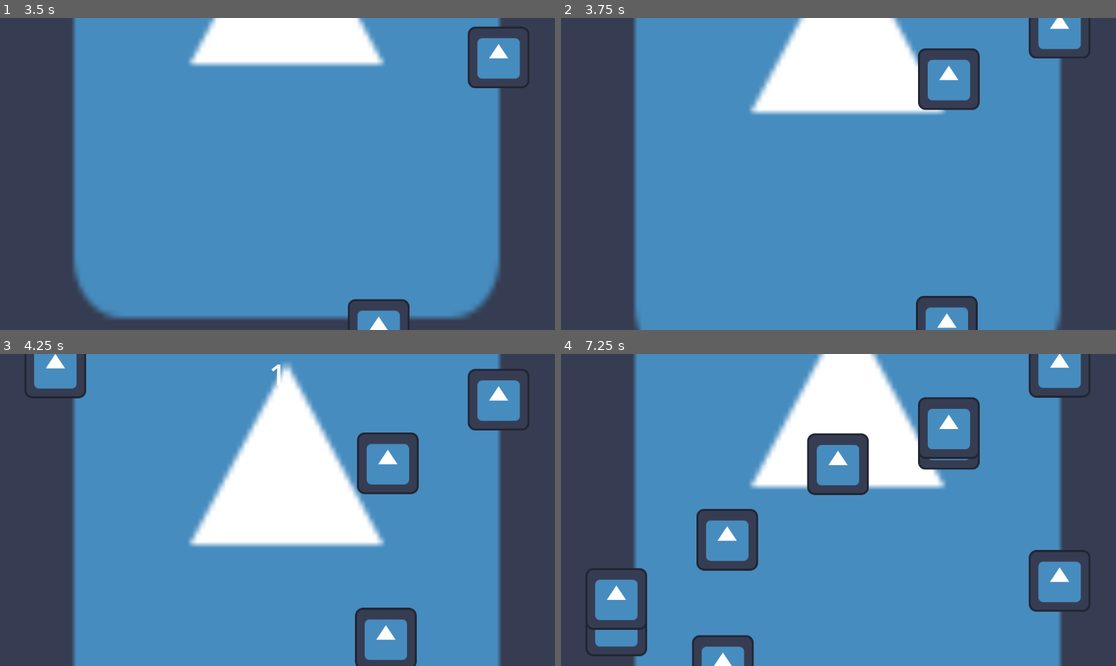
Above: before the commit, frames 1-4 (two rows, left to right).
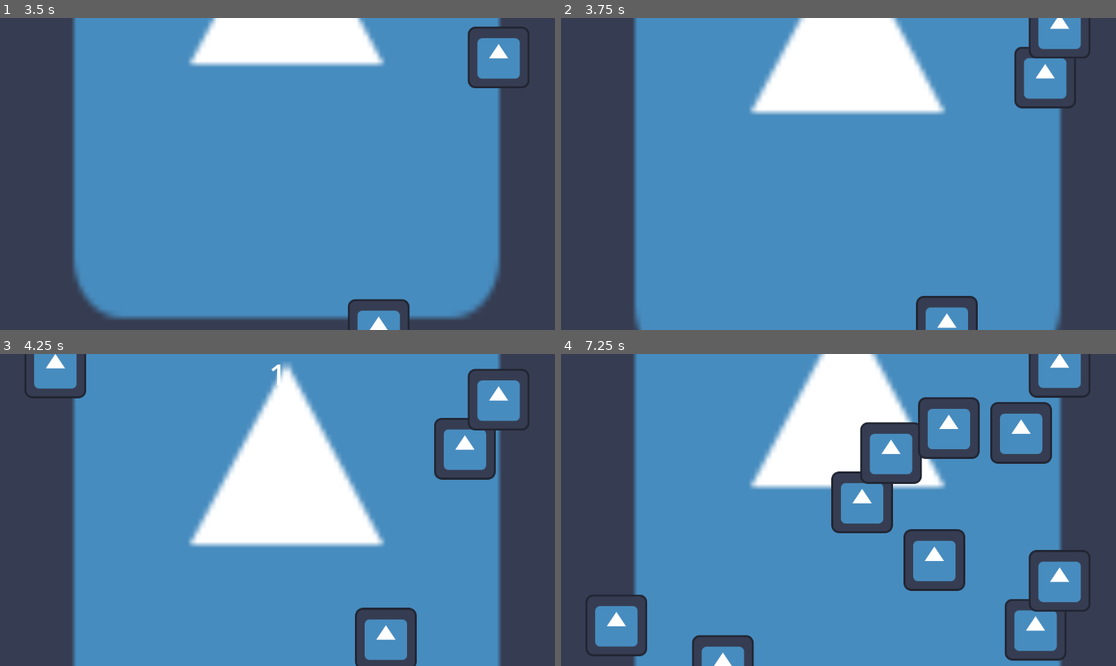
Above: after the commit, the same moments.

Repository: Trimlocgit/FreeWay
Game: Godot game, scene res://main.tscn
Same seed, same stepped clock (60 frames per second), same inputs: the game is played once before the commit and once after it. The engine's default icon, where the game draws it, is replaced by a stand-in: a white triangle on a blue panel in a dark square.
Inputs:
- Up to frame 1 (3.5 s): click "Start" at 0.5 s; hold D (droite) 1.28-2.03 s; hold Down (Ralentire) 1.28-2.03 s; hold A (gauche) 2.03-2.78 s; tap Down (Ralentire) at 2.1 s; hold D (droite) from 2.78 s (still down); hold Down (Ralentire) from 2.78 s (still down)
- Up to frame 2 (3.75 s): release D (droite) at 3.53 s; release Down (Ralentire) at 3.53 s; hold Up (Accelerer) from 3.53 s (still down); tap Down (Ralentire) at 3.6 s
- Up to frame 3 (4.25 s): keep holding Up (Accelerer)
- Up to frame 4 (7.25 s): release Up (Accelerer) at 4.28 s; hold Down (Ralentire) 4.28-5.03 s; hold A (gauche) 4.28-6.53 s; tap Down (Ralentire) at 5.1, 6.6 s; hold Down (Ralentire) 5.78-6.53 s; hold D (droite) from 6.53 s (still down)

Frame 1 is identical in both runs. In frame 2, 2.3% of the frame differs, in the area x 64-93%, y 9-30%; in frame 3, 2.4%; in frame 4, 11%, in the area x 4-91%, y 15-99%.

Commit message:
Ajustement dépassement

Diff:
--- a/script/voiture.gd
+++ b/script/voiture.gd
@@ -18,9 +18,9 @@
 
 func _process(delta: float) -> void:
 	if bouge < 0:
-		position.x -= 115
+		position.x -= 10
 	elif bouge > 0:
-		position.x += 115
+		position.x += 10
 
 
 func _on_devant_body_entered(body: Node2D) -> void:
--- a/voiture.tscn
+++ b/voiture.tscn
@@ -7,7 +7,8 @@
 size = Vector2(110, 112)
 
 [sub_resource type="SegmentShape2D" id="SegmentShape2D_hs4ok"]
-b = Vector2(49, 0)
+a = Vector2(-50, 0)
+b = Vector2(89, 0)
 
 [sub_resource type="SegmentShape2D" id="SegmentShape2D_rw1m6"]
 a = Vector2(0, -124)
@@ -34,7 +35,7 @@
 [node name="Devant" type="Area2D" parent="."]
 
 [node name="MarkerDevant" type="CollisionShape2D" parent="Devant"]
-position = Vector2(-22, -165)
+position = Vector2(-21, -158)
 shape = SubResource("SegmentShape2D_hs4ok")
 
 [node name="Droite" type="Area2D" parent="."]
